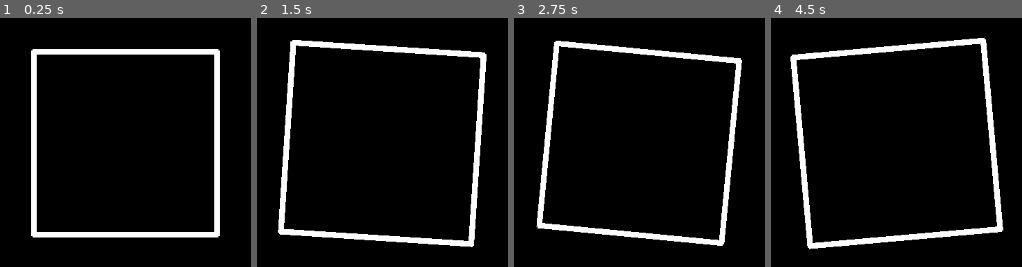
Above: before the commit, frames 1-4 (left to right).
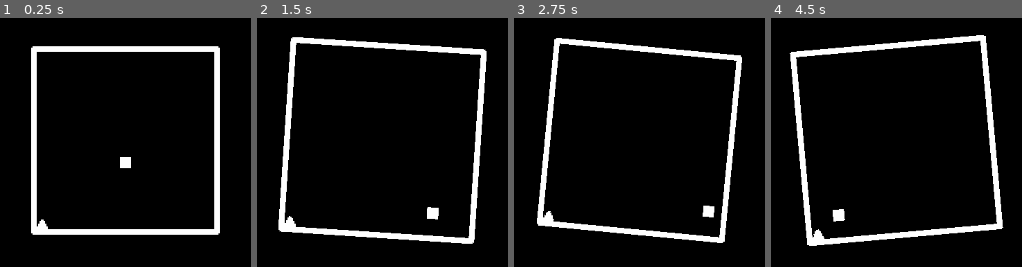
Above: after the commit, the same moments.

Repository: dairycultist/spikebox
Game: Godot game, scene res://world.tscn
Two runs of this game, one before a commit and one after it. Both use one fixed random seed, a clock stepped at 60 frames per second and the inputs below.
Inputs:
- Up to frame 1 (0.25 s): no input
- Up to frame 2 (1.5 s): tap Enter at 0.5 s; hold D (move_right) 0.53-1.28 s; hold Space (jump) 0.53-1.28 s; hold A (move_left) from 1.28 s (still down); tap Space (jump) at 1.35 s
- Up to frame 3 (2.75 s): tap Space (jump) at 1.52, 1.82 s; release A (move_left) at 2.03 s; hold D (move_right) from 2.03 s (still down); hold Space (jump) from 2.03 s (still down)
- Up to frame 4 (4.5 s): release Space (jump) at 2.78 s; tap Space (jump) at 2.85, 3.02, 3.32, 4.35 s; release D (move_right) at 3.53 s; hold Space (jump) 3.53-4.28 s; hold A (move_left) from 3.53 s (still down)

The runs differ from the first frame. In frame 1, 4.2% of the frame differs, in the area x 12-88%, y 11-89%; in frame 2, 4.6%; in frame 3, 4.3%; in frame 4, 4.6%, in the area x 7-93%, y 6-94%.

Commit message:
Spike

Diff:
--- /dev/null
+++ b/player.gd
@@ -0,0 +1,30 @@
+extends Node2D
+
+@export var move_speed := 110.0
+@export var jump_speed := 2.2
+@export var gravity := 8.0
+
+var vertical_velocity := 0.0
+
+func _ready() -> void:
+	$Body.body_entered.connect(on_body_entered)
+
+func _process(delta: float) -> void:
+
+	if Input.is_action_pressed("move_left"):
+		position.x -= move_speed * delta
+	elif Input.is_action_pressed("move_right"):
+		position.x += move_speed * delta
+
+	if Input.is_action_pressed("jump") and position.y > 58.0:
+		vertical_velocity = -jump_speed
+
+	vertical_velocity += gravity * delta
+
+	position.y += vertical_velocity
+
+	position.x = clamp(position.x, -60, 60)
+	position.y = clamp(position.y, -60, 60)
+
+func on_body_entered(body) -> void:
+	print("a")
--- a/pulse.gd
+++ b/pulse.gd
@@ -2,7 +2,9 @@
 
 signal pulse
 
-var secs_to_next_pulse := 0.75
+var bpm := 80
+
+var secs_to_next_pulse := 60.0 / bpm
 var pulse_index := 1
 
 func _process(delta: float) -> void:
@@ -13,4 +15,4 @@
 
 		pulse.emit(pulse_index)
 		pulse_index = (pulse_index + 1) % 4
-		secs_to_next_pulse = 0.75
+		secs_to_next_pulse = 60.0 / bpm
--- a/world.tscn
+++ b/world.tscn
@@ -1,7 +1,16 @@
-[gd_scene load_steps=3 format=3 uid="uid://dkixdaurit63o"]
+[gd_scene load_steps=8 format=3 uid="uid://dkixdaurit63o"]
 
 [ext_resource type="Texture2D" uid="uid://crfw2w474aqsi" path="res://box.png" id="1_f3sb7"]
 [ext_resource type="Script" uid="uid://df11855115q5a" path="res://camera.gd" id="1_fj7yv"]
+[ext_resource type="Script" uid="uid://7qeo043rcd8y" path="res://player.gd" id="3_aqk2v"]
+[ext_resource type="Texture2D" uid="uid://gdji5rqvu40i" path="res://player.png" id="3_tlwt5"]
+[ext_resource type="Texture2D" uid="uid://dydid35novfqj" path="res://spike.png" id="5_036b0"]
+
+[sub_resource type="RectangleShape2D" id="RectangleShape2D_tlwt5"]
+size = Vector2(8, 8)
+
+[sub_resource type="RectangleShape2D" id="RectangleShape2D_036b0"]
+size = Vector2(8, 8)
 
 [node name="World" type="Node2D"]
 
@@ -12,5 +21,25 @@
 
 [node name="Box" type="Sprite2D" parent="."]
 texture_filter = 1
-position = Vector2(0, 2)
 texture = ExtResource("1_f3sb7")
+
+[node name="Player" type="Node2D" parent="."]
+script = ExtResource("3_aqk2v")
+
+[node name="Sprite" type="Sprite2D" parent="Player"]
+texture = ExtResource("3_tlwt5")
+
+[node name="Body" type="Area2D" parent="Player"]
+
+[node name="Collider" type="CollisionShape2D" parent="Player/Body"]
+shape = SubResource("RectangleShape2D_tlwt5")
+
+[node name="Spike" type="StaticBody2D" parent="."]
+position = Vector2(-60, 60)
+
+[node name="Sprite" type="Sprite2D" parent="Spike"]
+texture_filter = 1
+texture = ExtResource("5_036b0")
+
+[node name="Collider" type="CollisionShape2D" parent="Spike"]
+shape = SubResource("RectangleShape2D_036b0")
Not shown, added: player.gd.uid
Binary file added: player.png
Not shown, added: player.png.import
Binary file added: spike.png
Not shown, added: spike.png.import
